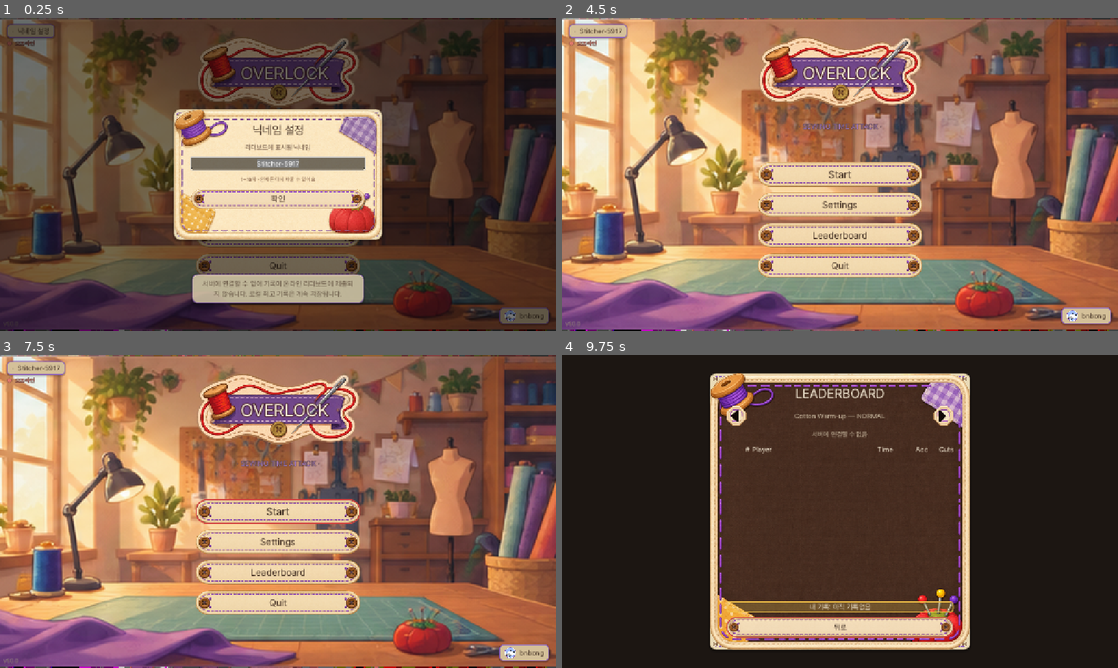
Above: before the commit, frames 1-4 (two rows, left to right).
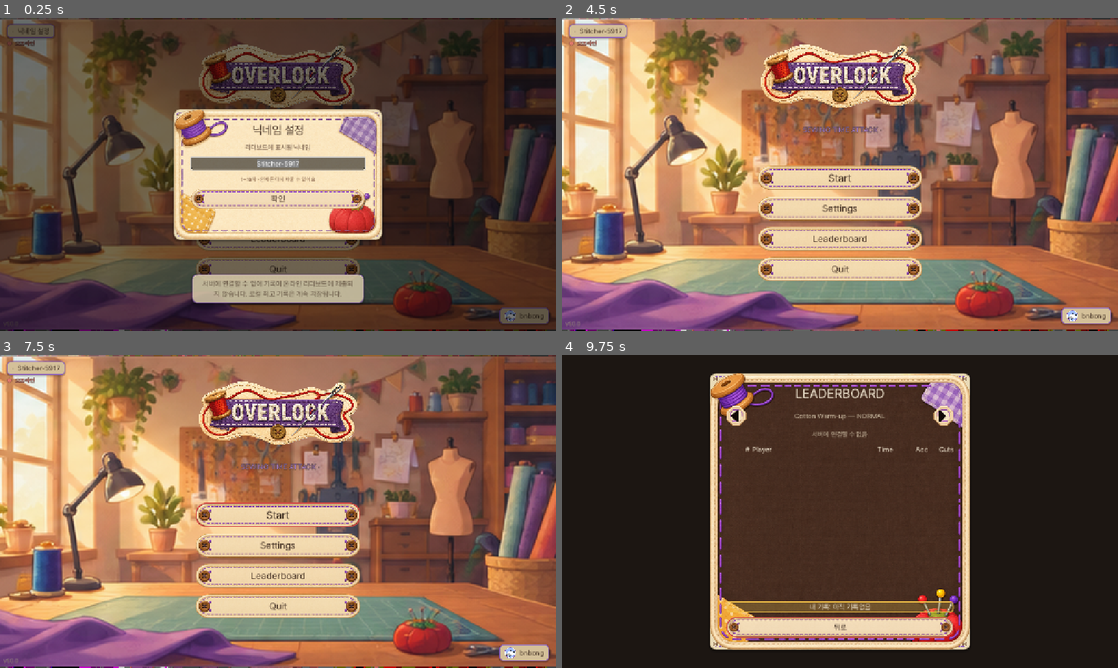
Above: after the commit, the same moments.

Repository: bnbong/Overlock
Game: Godot game, scene res://scenes/Main.tscn
Two runs of this game, one before a commit and one after it. Both use one fixed random seed, a clock stepped at 60 frames per second and the inputs below.
Inputs (mouse positions are in pixels of both pictures, inside the frame that each line leads up to):
- Up to frame 1 (0.25 s): no input
- Up to frame 2 (4.5 s): click "Leaderboard" at 0.5 s; click "Start" at 1.25 s; click "Start" at 2 s; click "· 닉네임 설정" at 2.75 s; click "bnbong" at 3.5 s; tap Enter at 4.25 s; move the mouse to (962, 158) at 4.27 s; hold Right (steer_right) from 4.28 s (still down); tap Z at 4.35 s; click (962, 158) at 4.42 s
- Up to frame 3 (7.5 s): release Right (steer_right) at 5 s; tap R (restart) at 5 s; drag from (166, 527) to (250, 574) at 5.02 s; click "Settings" at 5.75 s; click "저장" at 6.5 s; click "뒤로" at 7.25 s
- Up to frame 4 (9.75 s): tap R (restart) at 8, 8.75, 9.5 s; move the mouse to (895, 442) at 8.02 s; hold Right (steer_right) 8.03-8.75 s; tap Backspace at 8.1 s; click (895, 442) at 8.17 s; drag from (812, 574) to (673, 464) at 8.77 s; move the mouse to (1006, 558) at 9.52 s; hold Left (steer_left) from 9.53 s (still down); tap Enter at 9.6 s; click (1006, 558) at 9.67 s

The runs differ from the first frame. In frame 1, 4.1% of the frame differs, in the area x 35-65%, y 6-82%; in frame 2, 9.9%; in frame 3, 10%, in the area x 35-65%, y 6-84%; in frame 4, nothing differs.

Commit message:
add: add BGM, replace title plaque

Diff:
--- a/game/scenes/Main.tscn
+++ b/game/scenes/Main.tscn
@@ -2,7 +2,7 @@
 
 [ext_resource type="Script" path="res://scripts/ui/MainMenu.gd" id="1_main"]
 [ext_resource type="Texture2D" uid="uid://xdycstxi1dc2" path="res://assets/gfx/menu_bg.png" id="2_menubg"]
-[ext_resource type="Texture2D" uid="uid://dh1wi0rwnvdg3" path="res://assets/gfx/title_plaque.png" id="3_plaque"]
+[ext_resource type="Texture2D" uid="uid://c60pa52h82jgt" path="res://assets/gfx/overlock_logo.png" id="3_logo"]
 
 [sub_resource type="StyleBoxFlat" id="btn_normal"]
 content_margin_left = 20.0
@@ -114,30 +114,12 @@
 theme_override_constants/separation = 14
 
 [node name="TitlePlaque" type="TextureRect" parent="Menu"]
-custom_minimum_size = Vector2(380, 182)
+custom_minimum_size = Vector2(380, 190)
 layout_mode = 2
 mouse_filter = 2
-texture = ExtResource("3_plaque")
+texture = ExtResource("3_logo")
 expand_mode = 1
 stretch_mode = 5
-
-[node name="TitleText" type="Label" parent="Menu/TitlePlaque"]
-layout_mode = 1
-anchors_preset = 15
-anchor_right = 1.0
-anchor_bottom = 1.0
-offset_left = 30.0
-offset_top = -12.0
-grow_horizontal = 2
-grow_vertical = 2
-mouse_filter = 2
-theme_override_colors/font_color = Color(0.97, 0.93, 0.85, 1)
-theme_override_colors/font_outline_color = Color(0.26, 0.11, 0.15, 1)
-theme_override_constants/outline_size = 8
-theme_override_font_sizes/font_size = 40
-text = "OVERLOCK"
-horizontal_alignment = 1
-vertical_alignment = 1
 
 [node name="SubtitleLabel" type="Label" parent="Menu"]
 layout_mode = 2
--- a/game/scripts/autoload/AudioManager.gd
+++ b/game/scripts/autoload/AudioManager.gd
@@ -6,16 +6,22 @@
 ## /root/AudioManager를 런타임 조회 + has_method 가드로 부르므로, 이 오토로드가 없어도
 ## 안전하게 무시된다. 여기의 어떤 메서드도 시뮬레이션 상태를 조회하거나 변경하지 않는다.
 ##
-## 버스: Master 아래 BGM/SFX 버스를 코드로 생성한다. BGM은 AudioStreamWAV의 loop_mode를
-## 런타임에 LOOP_FORWARD로 강제(import 메타데이터 비의존). SFX는 라운드로빈 폴리포니 풀로
-## 재생한다. 재봉틀 틱은 속도(0..1)에 비례해 재생 간격/피치를 바꾸는 표현 전용 루프다.
+## 버스: Master 아래 BGM/SFX 버스를 코드로 생성한다. BGM은 loop_id→스트림 매핑으로 메뉴 곡
+## (Sewed)과 인게임 곡(Locking_In)을 전환하며, 같은 곡이 이미 울리고 있으면 재시작하지 않는다
+## (MP3 루프는 .import loop=true가 1차 소스, 런타임에서도 방어적으로 켠다). SFX는 라운드로빈
+## 폴리포니 풀로 재생한다. 재봉틀 틱은 속도(0..1)에 비례해 재생 간격/피치를 바꾸는 표현 전용 루프다.
 
 const BUS_MASTER: String = "Master"
 const BUS_BGM: String = "BGM"
 const BUS_SFX: String = "SFX"
 
 const AUDIO_DIR: String = "res://assets/audio/"
-const BGM_FILE: String = "bgm_main.wav"
+# BGM: loop_id → 파일. 메뉴 계열은 Sewed, 인게임은 Locking_In. 미지의 loop_id는 메뉴 곡 폴백.
+const BGM_FILES: Dictionary = {
+	"menu": "Sewed.mp3",
+	"gameplay": "Locking_In.mp3",
+}
+const BGM_FALLBACK_ID: String = "menu"
 const SFX_FILES: Dictionary = {
 	"tick": "sfx_tick.wav",
 	"countdown": "sfx_countdown.wav",
@@ -42,9 +48,10 @@
 # 살아남게 하는 방어(호출부의 이동 판정 히스테리시스와 이중 안전).
 const TICK_ZERO_GRACE: float = 0.12
 
-var _bgm_stream: AudioStream = null
+var _bgm_streams: Dictionary = {}  # loop_id(String) → AudioStream
 var _sfx_streams: Dictionary = {}
 var _bgm_player: AudioStreamPlayer = null
+var _current_bgm_id: String = ""  # 현재 재생 중(또는 마지막으로 설정된) BGM loop_id
 var _tick_player: AudioStreamPlayer = null
 var _sfx_pool: Array[AudioStreamPlayer] = []
 var _sfx_next: int = 0
@@ -119,12 +126,22 @@
 	_log("reset_run_state")
 
 
+## loop_id에 맞는 곡으로 BGM을 전환한다. 메뉴 계열("menu" 등)은 Sewed, 인게임("gameplay")은
+## Locking_In. 미지의 loop_id는 메뉴 곡으로 폴백한다. 같은 곡이 이미 재생 중이면 재시작하지
+## 않아(메뉴 화면 간 이동에서 곡이 끊기지 않게) 곡이 다를 때만 스트림을 교체한다.
 func play_bgm(loop_id: String) -> void:
-	if _bgm_player == null or _bgm_stream == null:
-		return
-	if not _bgm_player.playing:
-		_bgm_player.play()
-	_log("play_bgm(%s)" % loop_id)
+	if _bgm_player == null:
+		return
+	var id: String = loop_id if _bgm_streams.has(loop_id) else BGM_FALLBACK_ID
+	var stream: AudioStream = _bgm_streams.get(id, null)
+	if stream == null:
+		return
+	if _current_bgm_id == id and _bgm_player.playing:
+		return
+	_current_bgm_id = id
+	_bgm_player.stream = stream
+	_bgm_player.play()
+	_log("play_bgm(%s -> %s)" % [loop_id, id])
 
 
 func stop_bgm() -> void:
@@ -284,17 +301,15 @@
 
 
 func _load_streams() -> void:
-	var bgm_path: String = AUDIO_DIR + BGM_FILE
-	if ResourceLoader.exists(bgm_path):
-		_bgm_stream = load(bgm_path)
-		# 루프는 import 메타데이터가 아니라 런타임에서 강제한다(README/§7 지침).
-		if _bgm_stream is AudioStreamWAV:
-			var wav: AudioStreamWAV = _bgm_stream as AudioStreamWAV
-			wav.loop_mode = AudioStreamWAV.LOOP_FORWARD
-			# 루프 비활성으로 임포트된 리소스는 loop_end=0이라 loop_mode만 켜면 빈
-			# 루프 구간이 되어 재생이 즉시 끝난다. 런타임 경로에선 전체 샘플을 명시한다.
-			wav.loop_begin = 0
-			wav.loop_end = int(round(wav.get_length() * wav.mix_rate))
+	# BGM(MP3)은 loop_id별로 로드한다. 루프는 .import(loop=true)가 1차 소스지만, 임포트 설정이
+	# 유실돼도 끊김 없이 반복되도록 런타임에서도 AudioStreamMP3.loop를 방어적으로 켠다.
+	for id in BGM_FILES:
+		var bgm_path: String = AUDIO_DIR + String(BGM_FILES[id])
+		if ResourceLoader.exists(bgm_path):
+			var stream: AudioStream = load(bgm_path)
+			if stream is AudioStreamMP3:
+				(stream as AudioStreamMP3).loop = true
+			_bgm_streams[id] = stream
 	for key in SFX_FILES:
 		var path: String = AUDIO_DIR + String(SFX_FILES[key])
 		if ResourceLoader.exists(path):
@@ -302,9 +317,9 @@
 
 
 func _build_players() -> void:
+	# BGM 스트림은 play_bgm(loop_id)에서 곡별로 설정한다(빌드 시엔 미지정).
 	_bgm_player = AudioStreamPlayer.new()
 	_bgm_player.bus = BUS_BGM
-	_bgm_player.stream = _bgm_stream
 	_apply_web_playback(_bgm_player)
 	add_child(_bgm_player)
 
--- a/game/scripts/ui/MainMenu.gd
+++ b/game/scripts/ui/MainMenu.gd
@@ -50,6 +50,7 @@
 	_leaderboard_button.pressed.connect(_on_leaderboard_pressed)
 	_quit_button.pressed.connect(_on_quit_pressed)
 	_apply_skin()
+	_play_menu_bgm()
 	# 웹(HTML5)에는 앱 종료 개념이 없어 Quit 버튼을 숨긴다(브라우저 탭이 곧 앱 수명).
 	_quit_button.visible = not OS.has_feature("web")
 
@@ -251,3 +252,12 @@
 
 func _on_quit_pressed() -> void:
 	get_tree().quit()
+
+
+## 메뉴 BGM(메뉴 곡)을 시작한다. /root/AudioManager 런타임 조회 + has_method 가드로 부르므로
+## 오토로드가 없어도 안전하게 무시된다(AudioManager 훅 계약). 같은 곡이 이미 재생 중이면
+## AudioManager가 재시작하지 않아 메뉴 화면 간 이동에서 곡이 끊기지 않는다.
+func _play_menu_bgm() -> void:
+	var am: Node = get_node_or_null("/root/AudioManager")
+	if am != null and am.has_method("play_bgm"):
+		am.play_bgm("menu")
--- a/game/scripts/ui/TrackSelectScreen.gd
+++ b/game/scripts/ui/TrackSelectScreen.gd
@@ -85,6 +85,7 @@
 	_apply_skin()
 	_refresh()
 	_play_button.grab_focus()
+	_play_menu_bgm()
 
 
 ## 사용자 제공 시트 스킨. 대형/소형 필 + 정사각 나브 버튼 + 의미별 아이콘.
@@ -462,3 +463,12 @@
 	var secs: int = (ms / 1000) % 60
 	var millis: int = ms % 1000
 	return "%02d:%02d.%03d" % [minutes, secs, millis]
+
+
+## 메뉴 BGM(메뉴 곡)을 시작한다. /root/AudioManager 런타임 조회 + has_method 가드로 부르므로
+## 오토로드가 없어도 안전하게 무시된다(AudioManager 훅 계약). 인게임(Locking_In)에서 이 화면으로
+## 복귀하면 메뉴 곡(Sewed)으로 전환하고, 이미 메뉴 곡이 재생 중이면 재시작하지 않는다.
+func _play_menu_bgm() -> void:
+	var am: Node = get_node_or_null("/root/AudioManager")
+	if am != null and am.has_method("play_bgm"):
+		am.play_bgm("menu")
Not shown, added: game/assets/audio/Locking_In.mp3.import
Not shown, added: game/assets/audio/Sewed.mp3.import
Not shown, removed: game/assets/audio/bgm_main.wav.import
Not shown, added: game/assets/audio/Locking_In.mp3
Not shown, changed: game/assets/audio/README.md
Not shown, added: game/assets/audio/Sewed.mp3
Not shown, removed: game/assets/audio/bgm_main.wav
